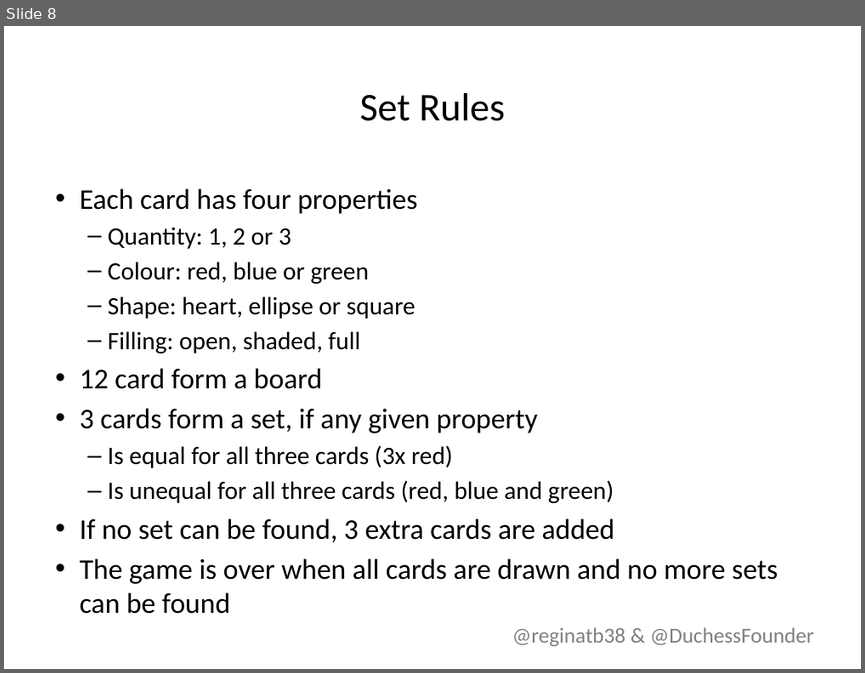
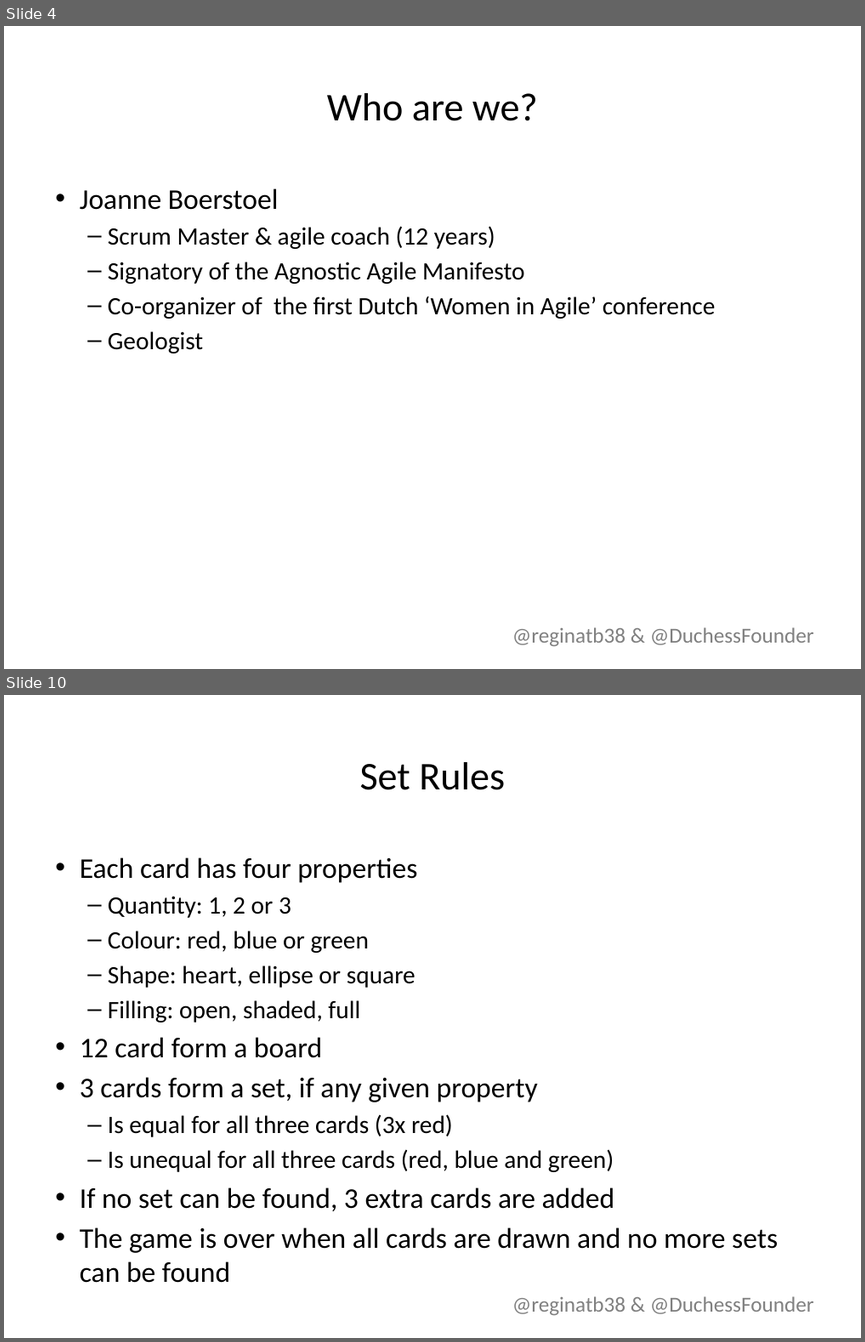
Before and after one commit to lvdpal/microservices, a slide deck: presentation/Presentation.pptx. Shown one above the other, each under a label of ours: slide 8 before the commit, slides 4 and 10 after it; the slides between them are not shown. The pictures are 865x673 and 865x1342 pixels, drawn with LibreOffice and Linux fonts; fonts in the diff are those of the drawing; background and template pictures are left out. Boxes give left, top, right and bottom in pixels: in the first picture for what was removed or moved away, otherwise in the second. Text is boxed around its words. In the diff, an @@ line names an element or a change of style, - is before the commit and + after.

```diff
--- a/presentation/Presentation.pptx
+++ b/presentation/Presentation.pptx
@@ slide 4 added at (4,26,861,669), background #FFFFFF; not listed: 1 template element that a slide beside it also shows @@
@@ title added at (327,93,538,121), 33 pt, text #000000 @@
+Who are we?
@@ text added at (80,188,715,353), 21 pt, text #000000 @@
+• Joanne Boerstoel
+  – Scrum Master & agile coach (12 years)
+  – Signatory of the Agnostic Agile Manifesto
+  – Co-organizer of the first Dutch ‘Women in Agile’ conference
+  – Geologist
@@ what was slide 8 is now slide 10 @@
```
Also in this commit, not shown: 3 slides changed, 7 other slides added, 4 slides removed, 1 other file.
